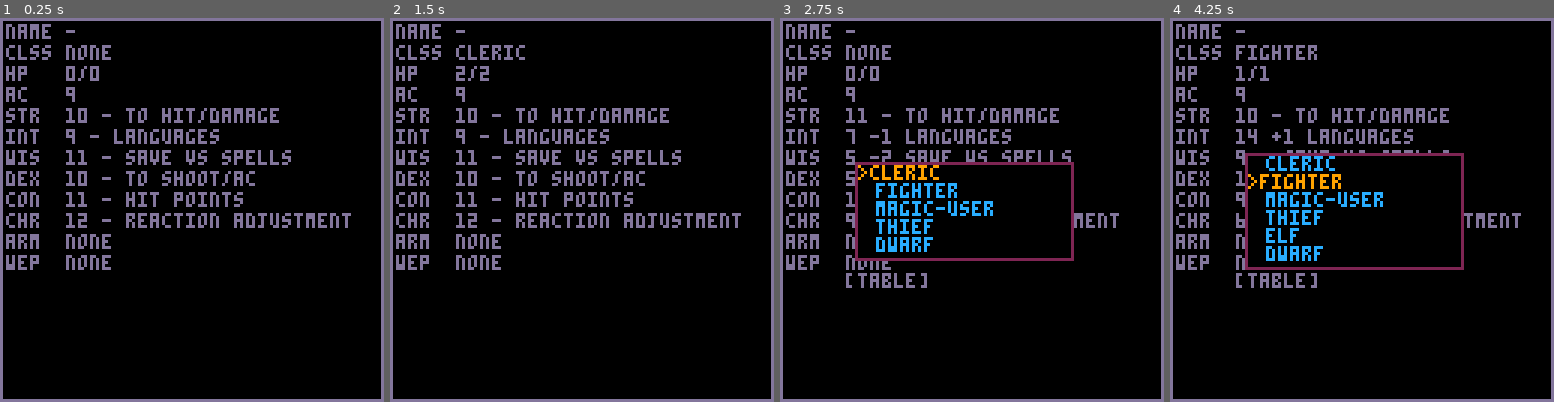
Above: before the commit, frames 1-4 (left to right).
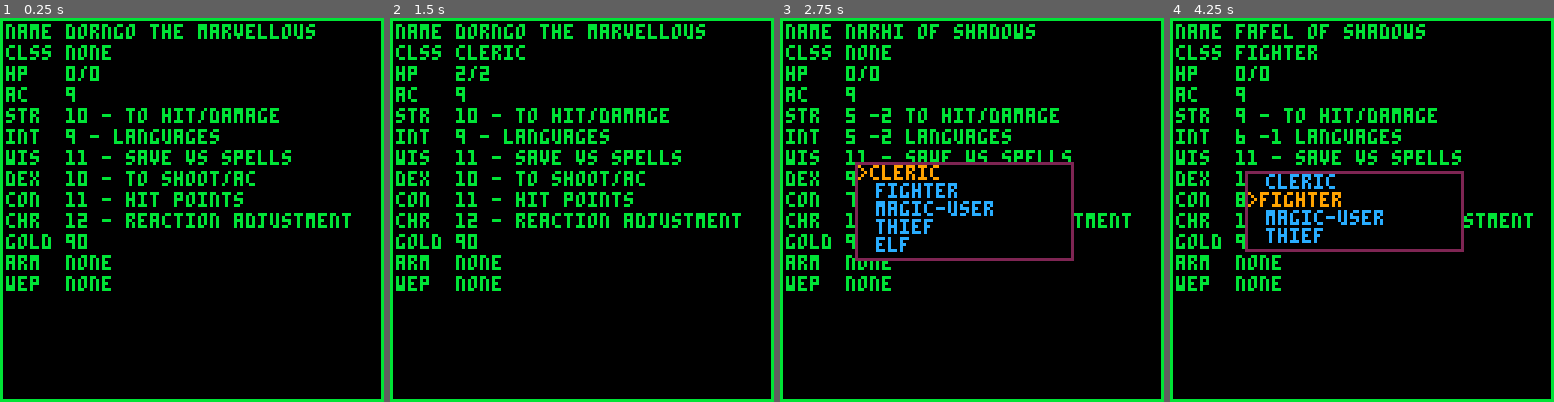
Above: after the commit, the same moments.

Repository: pond823/dnd
Game: PICO-8 cartridge dnd.p8
Same seed, same stepped clock (60 frames per second), same inputs: the game is played once before the commit and once after it.
Inputs:
- Up to frame 1 (0.25 s): no input
- Up to frame 2 (1.5 s): tap X (X key) at 0.33, 1.07 s; tap O (Z key) at 0.7 s
- Up to frame 3 (2.75 s): hold Right 1.6-2.1 s; tap O (Z key) at 1.7, 2.1, 2.5 s; tap X (X key) at 1.85 s; hold Up 2.15-2.42 s; hold Right from 2.47 s (still down)
- Up to frame 4 (4.25 s): tap O (Z key) every 0.4 s from 2.9 to 4.1 s; tap X (X key) at 2.97, 4.08 s; release Right at 3.03 s; hold Down 3.63-3.97 s; hold Right from 4.02 s (still down)

The runs differ from the first frame. In frame 1, 13% of the frame differs, in the area x 0-100%, y 0-100%; in frame 2, 13%; in frame 3, 11%; in frame 4, 16%.

Commit message:
green + random name & gold

Diff:
--- a/dnd.p8
+++ b/dnd.p8
@@ -4,20 +4,25 @@
 
 player = {}
 options = {}
+classes = {}
+
 state = 0
 selected = 1
 function _init( ... )
+    printh("initialising", "log.txt", true)
     create_character()
+    setup_classes()
 
 end
 
 function _update()
     if (btnp(1)) create_character()
-    if (btnp(4)) state = 1
+    if (btnp(4) and state != 1) then
+      state = 1
+      set_classes()
+    end
     if (state == 1) then
-      set_classes()
       select_options()
-
     end
 
 end
@@ -66,25 +71,9 @@
 
 function set_classes()
 
-    options = {
-    {
-        display = "cleric",
-        func = select_cleric
-      },
-      {
-        display = "fighter",
-        func = select_fighter
-      },
-      {
-        display = "magic-user",
-        func = select_magic_user
-      },
-      {
-        display = "thief",
-        func = select_thief
-      }
-
-    }
+    setup_classes()
+    options = classes
+    log(#options)
 
     if (player.str >8 and player.int >8 ) then
       elf = {
@@ -126,8 +115,9 @@
     ty = 2
     iy = 7
     tx = 22
-    color(13)
-    rect(0,0,127,127,13)
+    color(11)
+    rect(0,0,127,127,11)
+
     print ("name ", 2,ty)
     print (player.name, tx,ty)
     ty +=iy
@@ -157,6 +147,9 @@
     ty +=iy
     print ("chr ", 2,ty)
     print (player.chr.." "..string_bonus(player.chr).." reaction adjustment", tx,ty)
+    ty +=iy
+    print ("gold ", 2,ty)
+    print (player.gold, tx,ty)
     ty +=iy
     print ("arm ", 2,ty)
     print (player.armour, tx,ty)
@@ -181,6 +174,8 @@
     player.hp = 0
     player.max_hp = 0
     player.ac = 9
+    player.gold = roll3d6() * 10
+    player.name = random_name()
 end
 
 function string_bonus(stat)
@@ -215,8 +210,6 @@
 -- options code
 --
 function draw_options()
-
-    print(options)
 
     if (#options>0) then
 
@@ -249,7 +241,7 @@
 
     if (btnp(5)) then
       options[selected].func()
-      state = 2
+      clear_options()
     end
     -- flush_btn4 used to debounce btnp(4) as the first press is still in buffer
     if (btnp(4) and flush_btn4 == 0) clear_options() -- cancel
@@ -261,3 +253,39 @@
     state = 0
     options={}
   end
+
+  function setup_classes()
+    classes = {
+      {
+        display = "cleric",
+        func = select_cleric
+      },
+      {
+        display = "fighter",
+        func = select_fighter
+      },
+      {
+        display = "magic-user",
+        func = select_magic_user
+      },
+      {
+        display = "thief",
+        func = select_thief
+      }
+    }
+  end
+
+  function log(msg)
+    printh(time()..":"..msg, "log.txt")
+  end
+
+  function random_name()
+    local a = {"cug", "ara", "gan", "myra","cral","dorn","faf", "nar", "voth", "kha", "ez", "xyzal", "oso", "quan"}
+    local b = {"", "","el", "go", "du", "kar", "vog", "hurn", "id","hi", "ick", "gor", "um","os"}
+    local c = {" the clever","rn","lf"," of shadows", " the marvellous", " stormspear", "es", "", " deadlord", " the thirster", " havocbringer" }
+    local i1 = flr(rnd(#a-1))+1
+    local i2 = flr(rnd(#b-1))+1
+    local i3 = flr(rnd(#c-1))+1
+    local s = a[i1]..b[i2]..c[i3]
+    return s
+  end
